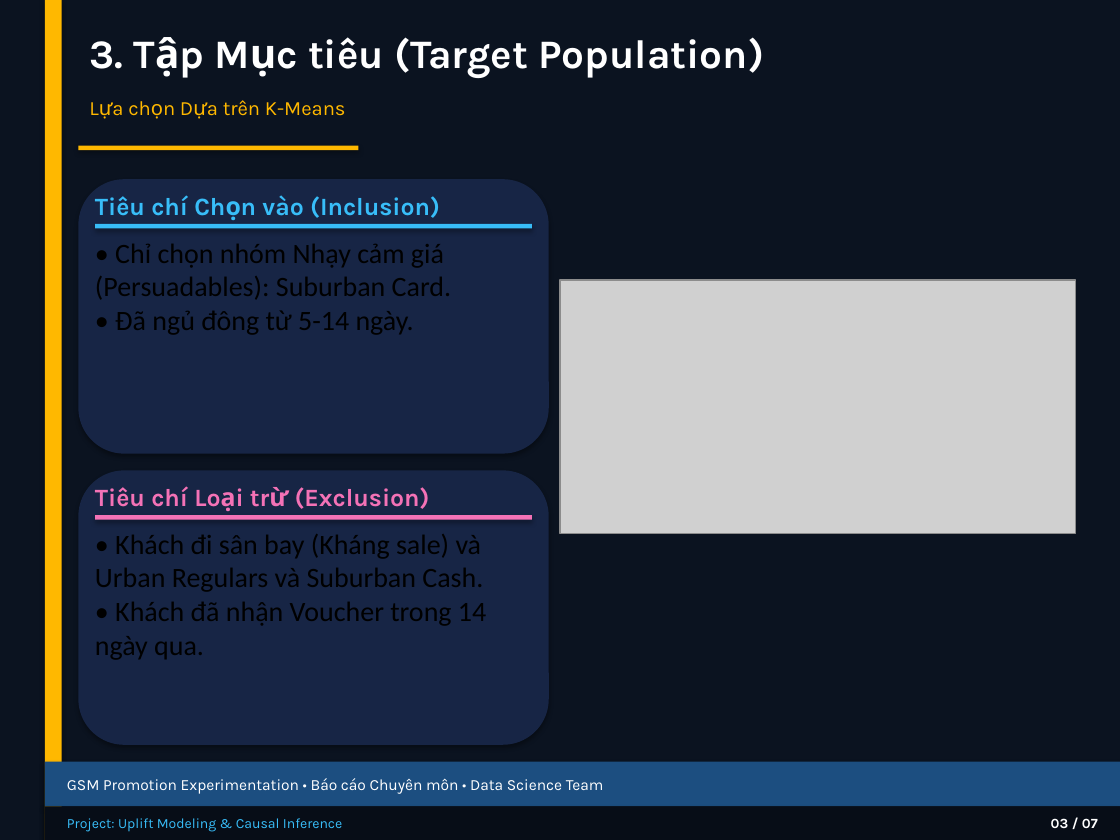
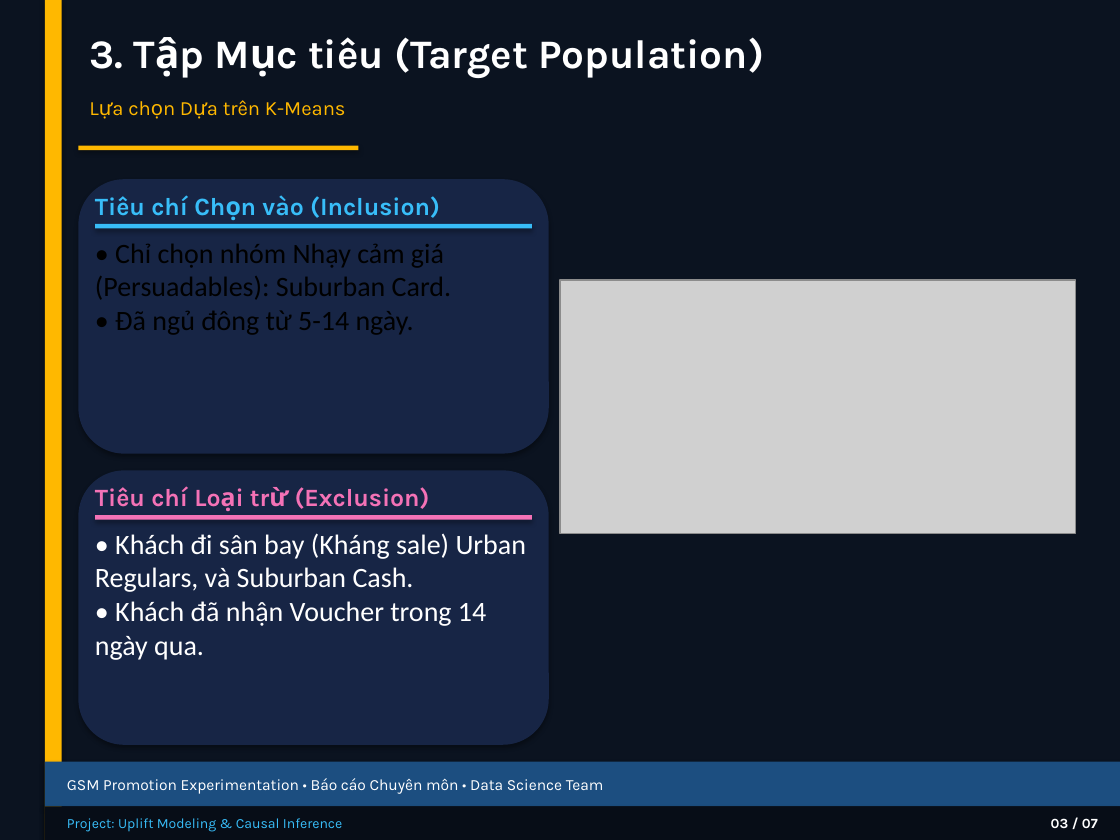
Before and after one commit to thaibuivan/GSM-promotion-experimentation, a slide deck: slide 4 of docs/Week3_Experiment_Design_Summary.pptx. Drawn at 1120x840 pixels with LibreOffice and Linux fonts; fonts in the diff are those of the drawing; grey boxes stand for pictures. Boxes give left, top, right and bottom in pixels: in the first picture for what was removed or moved away, otherwise in the second. Text is boxed around its words. In the diff, an @@ line names an element or a change of style, - is before the commit and + after.

```diff
--- a/docs/Week3_Experiment_Design_Summary.pptx
+++ b/docs/Week3_Experiment_Design_Summary.pptx
@@ text at (95,533,527,592): text changed; text colour #000000 to #FFFFFF @@
-• Khách đi sân bay (Kháng sale) và Urban Regulars và Suburban Cash.
+• Khách đi sân bay (Kháng sale) Urban Regulars, và Suburban Cash.
@@ text at (95,601,486,660): text colour #000000 to #FFFFFF in "• Khách đã nhận Voucher trong 14 ..." @@
```
Also in this commit, not shown: 2 other slides changed.
